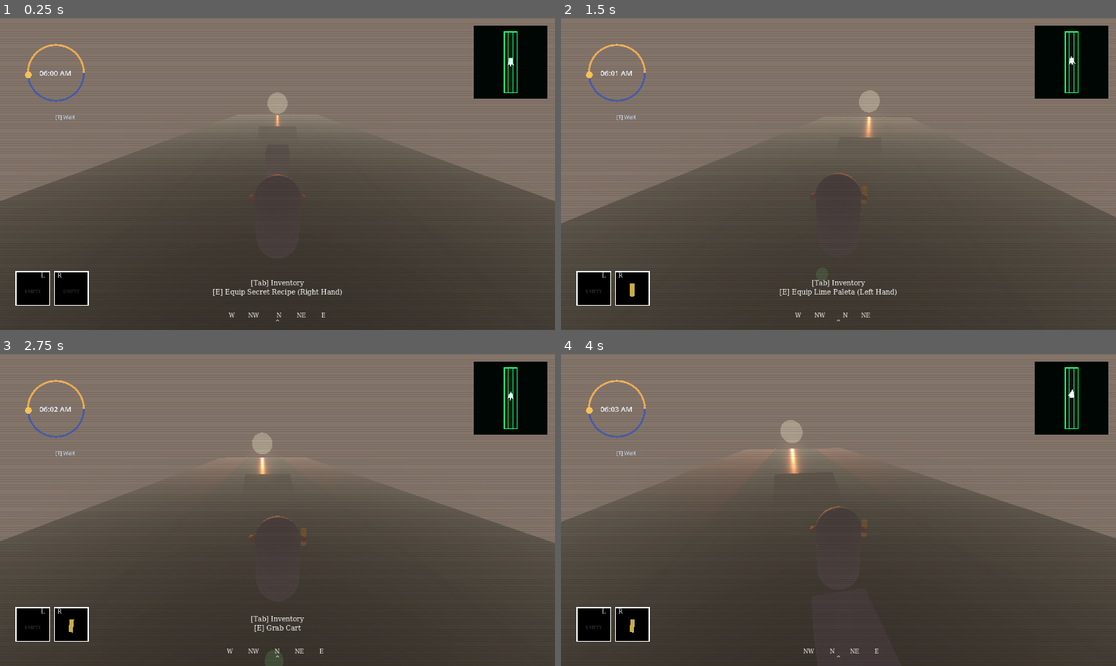
Above: before the commit, frames 1-4 (two rows, left to right).
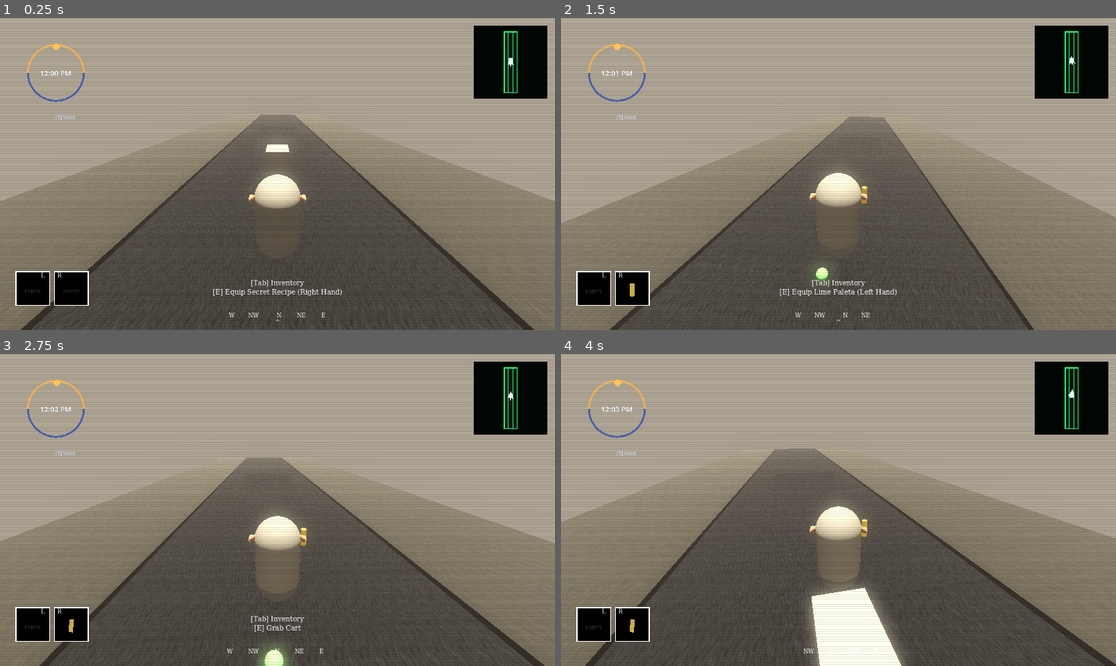
Above: after the commit, the same moments.

Repository: miles5g/paletero
Game: Godot game, scene res://world.tscn
The game is run twice, just before and just after one commit, with the same random seed, the same clock (stepped at 60 frames per second) and the same inputs.
Inputs (mouse positions are in pixels of both pictures, inside the frame that each line leads up to):
- Up to frame 1 (0.25 s): no input
- Up to frame 2 (1.5 s): tap Enter at 0.5 s; move the mouse to (866, 174) at 0.52 s; hold Ctrl (crouch) 0.53-1.28 s; hold W (move_forward) from 0.53 s (still down); click (866, 174) at 0.67 s; tap Space (jump) at 0.77 s; move the mouse to (810, 174) at 1.27 s; tap E (interact) at 1.35 s; click (810, 174) at 1.42 s
- Up to frame 3 (2.75 s): keep holding W (move_forward); tap Space (jump) at 1.52 s; move the mouse to (288, 503) at 2.02 s; hold Shift (sprint) from 2.03 s (still down); click (288, 503) at 2.17 s
- Up to frame 4 (4 s): keep holding W (move_forward); move the mouse to (832, 516) at 2.77 s; release Shift (sprint) at 2.78 s; tap Enter at 2.85 s; click (832, 516) at 2.92 s; tap Space (jump) at 3.02, 3.77 s; move the mouse to (877, 513) at 3.52 s; hold Keypad Enter from 3.53 s (still down); click (877, 513) at 3.67 s

The runs differ from the first frame. In frame 1, 65% of the frame differs, in the area x 0-100%, y 0-100%; in frame 2, 70%; in frame 3, 67%; in frame 4, 68%.

Commit message:
Polish sun visuals, waypoint UX, and compass.
Add an emissive sun halo with fog disabled on orb and halo, softer daytime fog, lighter sun shadows, and noon startup. Clear map waypoints when the player reaches them, and show a matching red waypoint marker on the compass tape.

Co-authored-by: Cursor <cursoragent@cursor.com>

Diff:
--- a/celestial_cycle.gd
+++ b/celestial_cycle.gd
@@ -14,8 +14,9 @@
 var _pivot: Node3D = null
 var _orbital_arm: Node3D = null
 var _sun_orb: MeshInstance3D = null
+var _sun_halo: MeshInstance3D = null
 var _sun_light: DirectionalLight3D = null
-var _cycle_angle_deg: float = 0.0
+var _cycle_angle_deg: float = 90.0
 var _debug_layer: CanvasLayer = null
 var _backdrop: ColorRect = null
 var _clock_canvas: Node2D = null
@@ -153,18 +154,40 @@
 	_sun_orb.mesh = sun_mesh
 	_sun_orb.position = Vector3(0.0, 0.0, -ORBIT_RADIUS)
 	var orb_mat := StandardMaterial3D.new()
-	orb_mat.albedo_color = Color(1.0, 0.9, 0.58)
+	orb_mat.albedo_color = Color(1.0, 0.74, 0.26)
 	orb_mat.emission_enabled = true
-	orb_mat.emission = Color(1.0, 0.72, 0.3)
-	orb_mat.emission_energy_multiplier = 5.2
+	orb_mat.emission = Color(1.0, 0.84, 0.3)
+	orb_mat.emission_energy_multiplier = 6.0
 	orb_mat.shading_mode = BaseMaterial3D.SHADING_MODE_UNSHADED
 	orb_mat.disable_ambient_light = true
+	orb_mat.disable_fog = true
 	_sun_orb.material_override = orb_mat
 	_orbital_arm.add_child(_sun_orb)
+
+	# Add a larger transparent shell so the sun reads as radiating orange/yellow glow.
+	_sun_halo = MeshInstance3D.new()
+	_sun_halo.name = "SunHalo"
+	var halo_mesh := SphereMesh.new()
+	halo_mesh.radius = 15.8
+	halo_mesh.height = 31.6
+	_sun_halo.mesh = halo_mesh
+	var halo_mat := StandardMaterial3D.new()
+	halo_mat.albedo_color = Color(1.0, 0.66, 0.12, 0.0)
+	halo_mat.emission_enabled = true
+	halo_mat.emission = Color(1.0, 0.74, 0.2)
+	halo_mat.emission_energy_multiplier = 4.6
+	halo_mat.shading_mode = BaseMaterial3D.SHADING_MODE_UNSHADED
+	halo_mat.transparency = BaseMaterial3D.TRANSPARENCY_ALPHA
+	halo_mat.no_depth_test = true
+	halo_mat.disable_fog = true
+	halo_mat.cull_mode = BaseMaterial3D.CULL_DISABLED
+	_sun_halo.material_override = halo_mat
+	_sun_orb.add_child(_sun_halo)
 
 	_sun_light = DirectionalLight3D.new()
 	_sun_light.name = "SunLight"
 	_sun_light.shadow_enabled = true
+	_sun_light.shadow_opacity = 0.1
 	_sun_light.light_energy = 0.8
 	_sun_light.light_color = Color(1.0, 0.92, 0.74)
 	_sun_orb.add_child(_sun_light)
@@ -197,8 +220,21 @@
 	if orb_material:
 		var orb_glow := 1.8 + day_energy * 6.0 + horizon_band * 1.3
 		orb_material.emission_energy_multiplier = orb_glow
-		orb_material.albedo_color = _sun_color_for_altitude(maxf(altitude, -0.2))
-		orb_material.emission = _sun_color_for_altitude(altitude).lerp(Color(1.0, 0.86, 0.52), day_energy * 0.7)
+		var hot_orange := Color(1.0, 0.62, 0.18)
+		var warm_yellow := Color(1.0, 0.9, 0.34)
+		var core_t := clampf(day_energy * 0.85 + horizon_band * 0.35, 0.0, 1.0)
+		orb_material.albedo_color = hot_orange.lerp(warm_yellow, core_t)
+		orb_material.emission = hot_orange.lerp(warm_yellow, clampf(core_t + 0.12, 0.0, 1.0))
+	var halo_material := _sun_halo.material_override as StandardMaterial3D if _sun_halo != null else null
+	if halo_material:
+		var hot_orange := Color(1.0, 0.62, 0.18)
+		var warm_yellow := Color(1.0, 0.92, 0.36)
+		var halo_t := clampf(day_energy * 0.9 + horizon_band * 0.4, 0.0, 1.0)
+		var halo_alpha := clampf(0.12 + day_energy * 0.2 + horizon_band * 0.08, 0.06, 0.34)
+		var halo_col := hot_orange.lerp(warm_yellow, halo_t)
+		halo_material.albedo_color = Color(halo_col.r, halo_col.g, halo_col.b, halo_alpha)
+		halo_material.emission = hot_orange.lerp(warm_yellow, clampf(halo_t + 0.14, 0.0, 1.0))
+		halo_material.emission_energy_multiplier = 2.2 + day_energy * 4.0 + horizon_band * 1.2
 
 	if _environment == null:
 		return
@@ -219,7 +255,7 @@
 	_environment.ambient_light_color = amb_day_to_dusk.lerp(ambient_night, env_night)
 	_environment.ambient_light_energy = lerpf(1.62, 0.34, env_night)
 	_environment.fog_light_color = fog_day.lerp(fog_night, env_night)
-	_environment.fog_density = lerpf(0.022, 0.078, env_night)
+	_environment.fog_density = lerpf(0.012, 0.078, env_night)
 	_environment.glow_intensity = lerpf(0.82, 0.34, env_night)
 	_environment.glow_strength = lerpf(1.2, 0.86, env_night)
 	_environment.glow_hdr_threshold = lerpf(0.58, 0.76, env_night)
--- a/master_hud.gd
+++ b/master_hud.gd
@@ -41,6 +41,7 @@
 const MAP_WAYPOINT_BEAM_HEIGHT: float = 40.0
 const MAP_WAYPOINT_BEAM_RADIUS: float = 0.16
 const MAP_WAYPOINT_BEAM_NODE: NodePath = NodePath("MapWaypointBeam")
+const MAP_WAYPOINT_REACHED_DIST: float = 1.35
 const MAP_WORLD_MIN_X: float = -14.0
 const MAP_WORLD_MAX_X: float = 14.0
 const MAP_WORLD_MIN_Z: float = -55.0
@@ -597,6 +598,11 @@
 		var fwd := _player_compass_forward(_player_owner)
 		_map_player_marker.rotation = _map_heading_rotation(fwd)
 		_map_player_marker.visible = true
+		if _has_waypoint:
+			var to_waypoint := _waypoint_world_pos - _player_owner.global_position
+			to_waypoint.y = 0.0
+			if to_waypoint.length() <= MAP_WAYPOINT_REACHED_DIST:
+				_clear_waypoint()
 	else:
 		_map_player_marker.visible = false
 	if _cart_owner != null and is_instance_valid(_cart_owner):
@@ -715,6 +721,15 @@
 	if beam_root == null:
 		return
 	beam_root.global_position = _waypoint_world_pos
+
+
+func _clear_waypoint() -> void:
+	_has_waypoint = false
+	if _map_waypoint_marker != null:
+		_map_waypoint_marker.visible = false
+	if _waypoint_beam_root != null and is_instance_valid(_waypoint_beam_root):
+		_waypoint_beam_root.queue_free()
+	_waypoint_beam_root = null
 
 
 func _ensure_waypoint_beam() -> Node3D:
--- a/world.gd
+++ b/world.gd
@@ -10,6 +10,7 @@
 
 var _scanline_overlay: ColorRect = null
 var _compass_bar_label: Label = null
+var _compass_waypoint_label: Label = null
 var _compass_caret_label: Label = null
 
 
@@ -364,6 +365,33 @@
 	return line
 
 
+func _relative_waypoint_degrees(player: CharacterBody3D) -> Dictionary:
+	var beam := get_node_or_null("MapWaypointBeam") as Node3D
+	if player == null or beam == null:
+		return {"has": false, "rel_deg": 0.0}
+	var to_waypoint := beam.global_position - player.global_position
+	to_waypoint.y = 0.0
+	if to_waypoint.length_squared() < 1e-6:
+		return {"has": false, "rel_deg": 0.0}
+	to_waypoint = to_waypoint.normalized()
+	var waypoint_heading := fposmod(rad_to_deg(atan2(to_waypoint.x, -to_waypoint.z)), 360.0)
+	var player_heading := _heading_degrees_from_player(player)
+	var rel := fposmod(waypoint_heading - player_heading + 180.0, 360.0) - 180.0
+	return {"has": true, "rel_deg": rel}
+
+
+func _compass_marker_line(width: int, rel_deg: float, marker: String) -> String:
+	if width <= 0:
+		return ""
+	var out := ""
+	for _i in range(width):
+		out += " "
+	var center := int(width / 2.0)
+	var x := center + int(round((rel_deg / 90.0) * float(center - 1)))
+	x = clampi(x, 0, width - 1)
+	return out.substr(0, x) + marker + out.substr(x + 1)
+
+
 func _update_compass_hud() -> void:
 	if _compass_bar_label == null:
 		return
@@ -372,7 +400,16 @@
 		return
 	var heading_deg := _heading_degrees_from_player(player)
 	if _compass_bar_label != null:
-		_compass_bar_label.text = _compass_bar_text(heading_deg)
+		var line := _compass_bar_text(heading_deg)
+		var waypoint := _relative_waypoint_degrees(player)
+		var waypoint_line := ""
+		if bool(waypoint["has"]):
+			var rel_deg: float = waypoint["rel_deg"]
+			if absf(rel_deg) <= 95.0:
+				waypoint_line = _compass_marker_line(line.length(), rel_deg, "X")
+		_compass_bar_label.text = line
+		if _compass_waypoint_label != null:
+			_compass_waypoint_label.text = waypoint_line
 
 
 func set_grab_prompts_visible(v: bool) -> void:
@@ -498,6 +535,25 @@
 	compass_bar.add_theme_color_override("font_color", Color(1.0, 1.0, 1.0, 0.95))
 	hud.add_child(compass_bar)
 	_compass_bar_label = compass_bar
+
+	var compass_waypoint := Label.new()
+	compass_waypoint.name = "CompassWaypoint"
+	compass_waypoint.mouse_filter = Control.MOUSE_FILTER_IGNORE
+	compass_waypoint.anchor_left = 0.5
+	compass_waypoint.anchor_right = 0.5
+	compass_waypoint.anchor_top = 1.0
+	compass_waypoint.anchor_bottom = 1.0
+	compass_waypoint.offset_left = -170.0
+	compass_waypoint.offset_top = -36.0
+	compass_waypoint.offset_right = 170.0
+	compass_waypoint.offset_bottom = -8.0
+	compass_waypoint.horizontal_alignment = HORIZONTAL_ALIGNMENT_CENTER
+	compass_waypoint.vertical_alignment = VERTICAL_ALIGNMENT_TOP
+	compass_waypoint.add_theme_font_override("font", term_ui_font)
+	compass_waypoint.add_theme_font_size_override("font_size", 12)
+	compass_waypoint.add_theme_color_override("font_color", Color(1.0, 0.3, 0.3, 0.95))
+	hud.add_child(compass_waypoint)
+	_compass_waypoint_label = compass_waypoint
 
 	var compass_caret := Label.new()
 	compass_caret.name = "CompassCaret"
